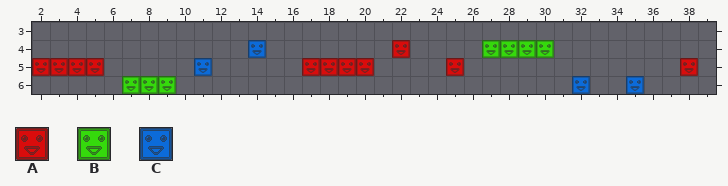
Tiled map -- core/assets/maps/level17.tmx. Above, as it was before the edit.
Cells are 32x32 px. Shown: x 2..39, y 3..6.
Key: from "blocks": A 0, B 1, C 2.
_ is an empty cell.
Layer "red" before, first column x 2:
3 ______________________________________
4 ____________________A_________________
5 AAAA___________AAAA____A____________A_
6 ______________________________________
Layer "green" before, first column x 2:
3 ______________________________________
4 _________________________BBBB_________
5 ______________________________________
6 _____BBB______________________________
The same view after the edit:
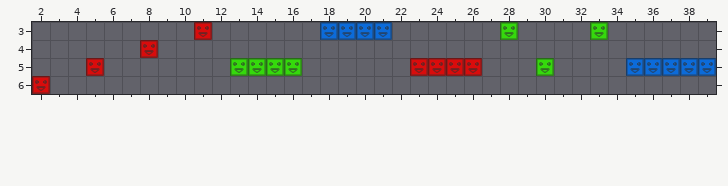
Change:
Layer "red":
y 3: x 11 _ -> A
y 4: x 8 _ -> A; x 22 A -> _
y 5: x 2..4 AAA -> ___; x 17..20 AAAA -> ____; x 23..24 __ -> AA; x 26 _ -> A; x 38 A -> _
y 6: x 2 _ -> A
Layer "green":
y 3: x 28 _ -> B; x 33 _ -> B
y 4: x 27..30 BBBB -> ____
y 5: x 13..16 ____ -> BBBB; x 30 _ -> B
y 6: x 7..9 BBB -> ___
Layer "blue":
y 3: x 18..21 ____ -> CCCC
y 4: x 14 C -> _
y 5: x 11 C -> _; x 35..39 _____ -> CCCCC
y 6: x 32 C -> _; x 35 C -> _
